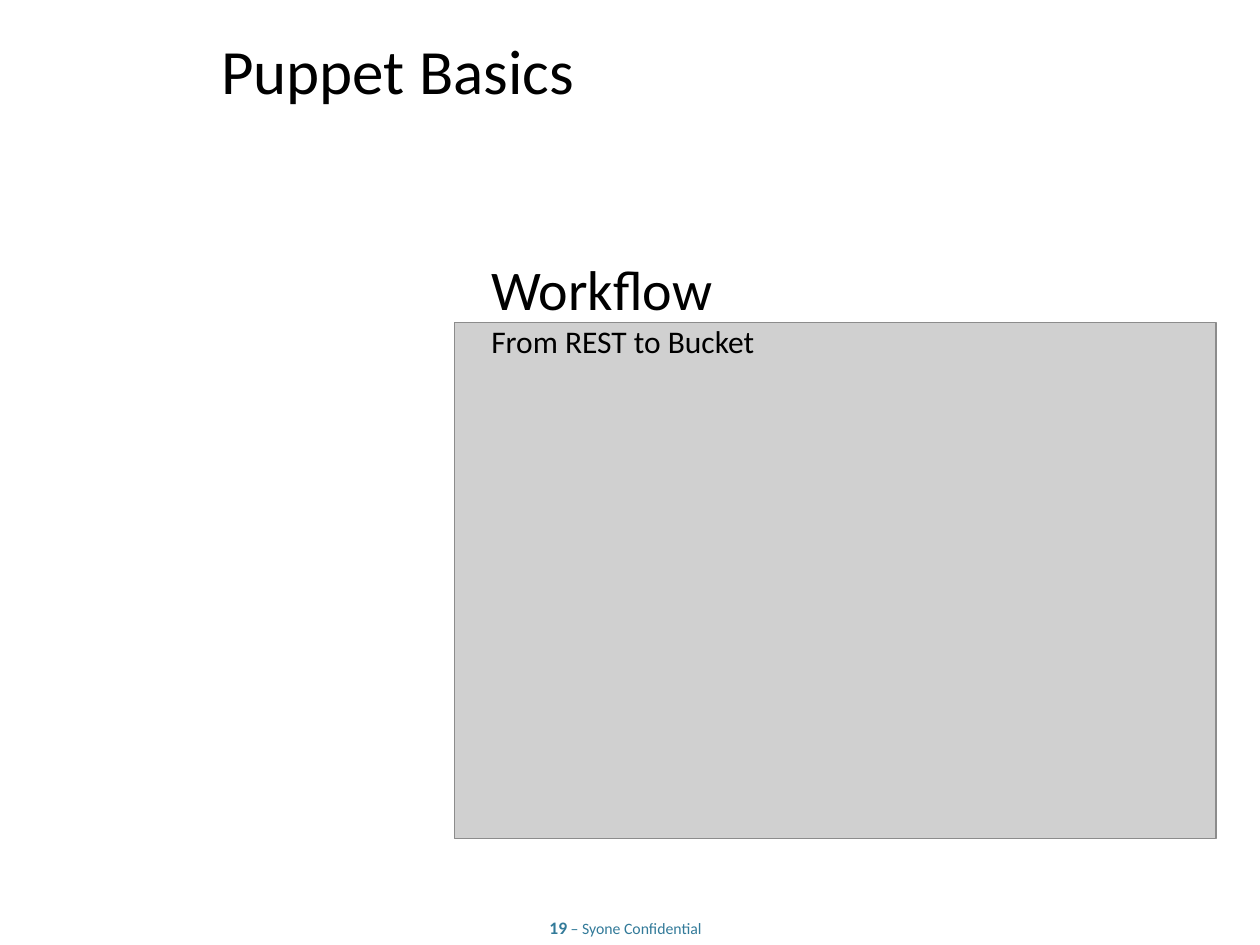
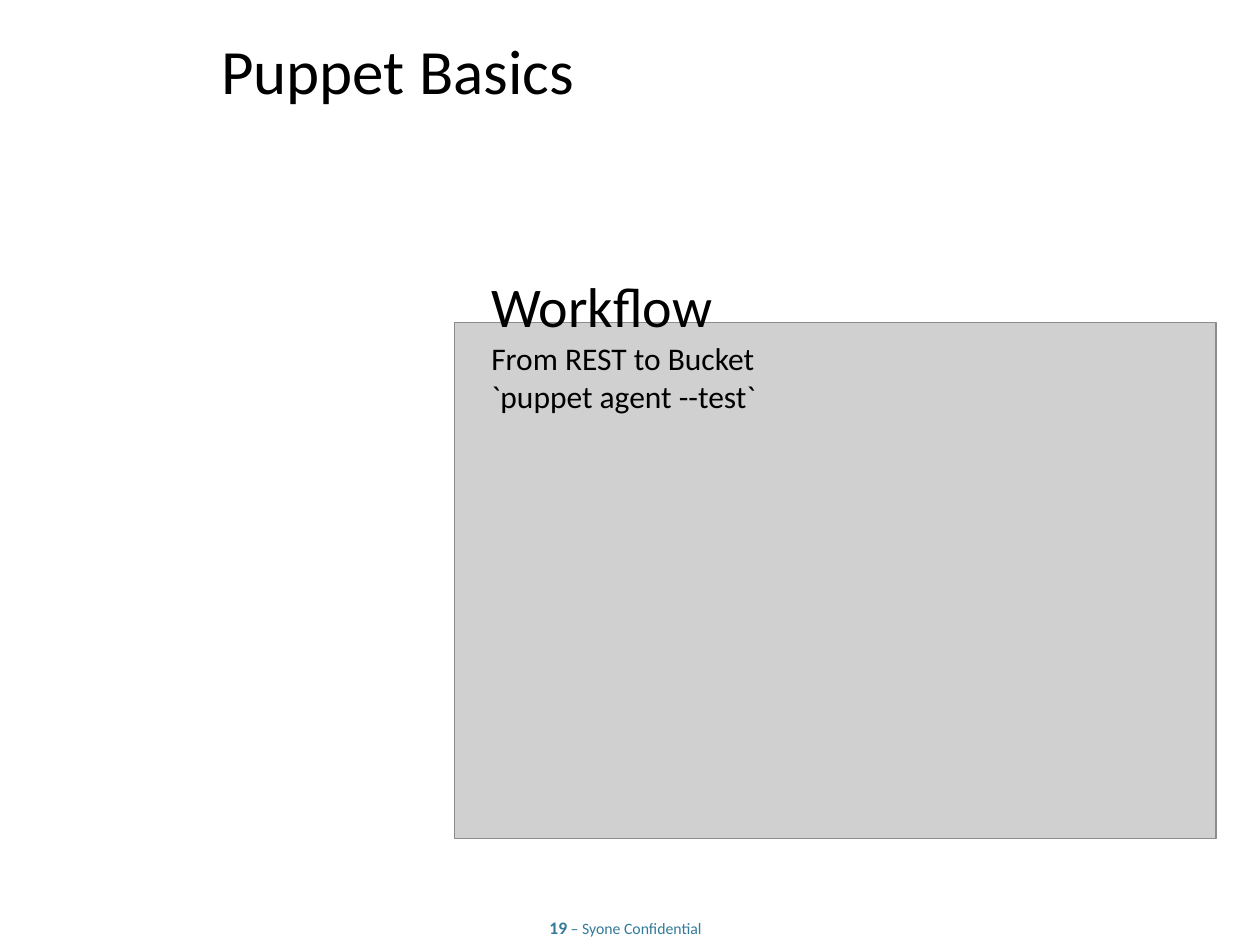
Before and after one commit to lpalgarvio/puppet-training, a slide deck: slide 19 of presentation/Advanced Puppet.odp. Drawn at 1260x945 pixels with LibreOffice and Linux fonts; fonts in the diff are those of the drawing; grey boxes stand for pictures; background and template pictures are left out. Boxes give left, top, right and bottom in pixels: in the first picture for what was removed or moved away, otherwise in the second. Text is boxed around its words. In the diff, an @@ line names an element or a change of style, - is before the commit and + after.

```diff
--- a/presentation/Advanced Puppet.odp
+++ b/presentation/Advanced Puppet.odp
@@ title at [491, 288, 756, 414]: text changed @@
-Workflow
-From REST to Bucket
+Workflow
+From REST to Bucket
+`puppet agent --test`
```
Also in this commit, not shown: 5 other slides changed, 9 slides added, 4 other files.
